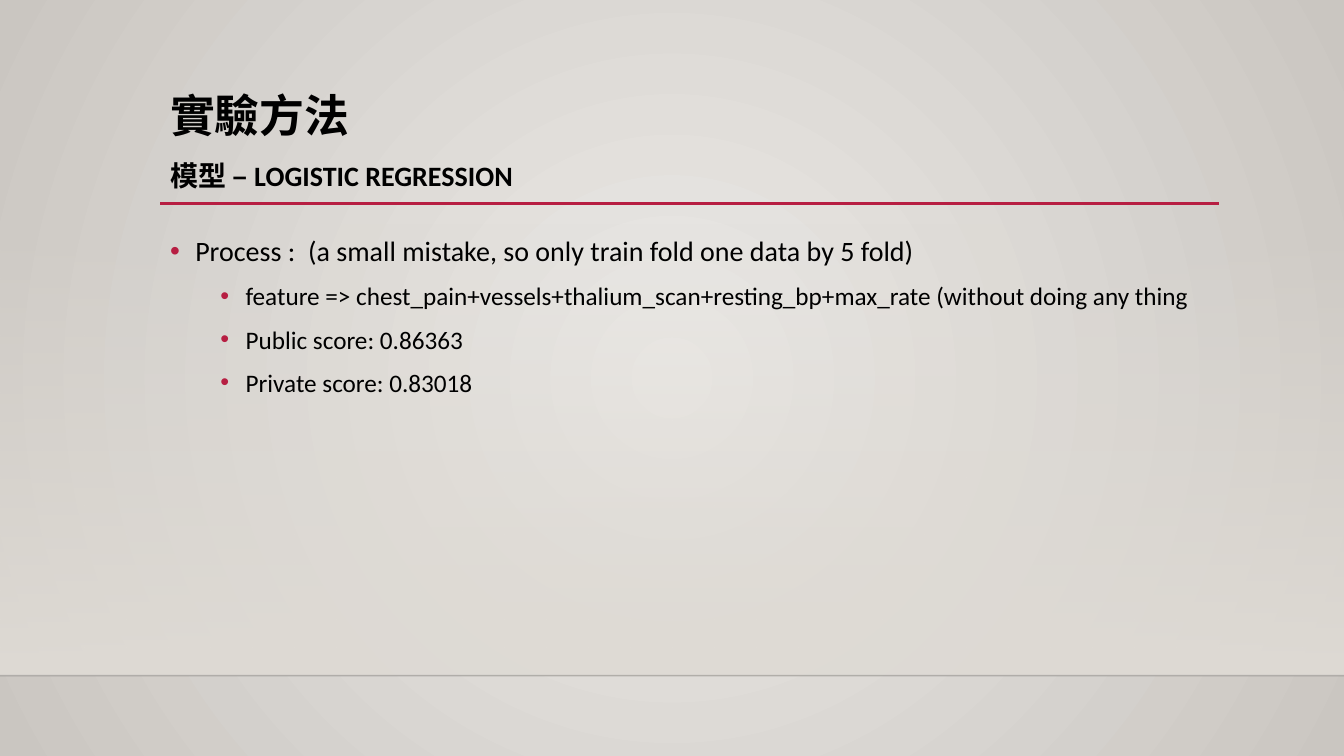
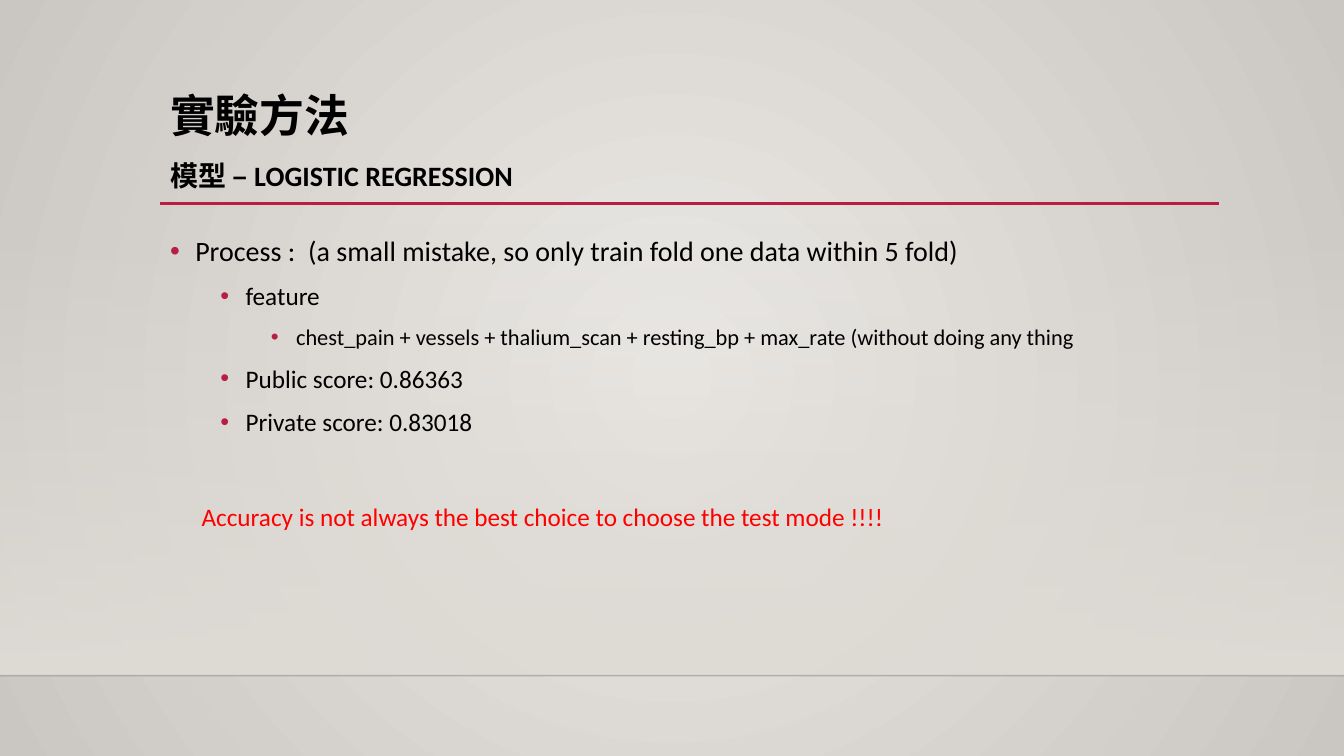
Before and after one commit to 1082-datascience/finalproject-finalproject-1082ds_group3, a slide deck: slide 10 of docs/yuchun_model.pptx (slide 9 before the commit). Drawn at 1344x756 pixels with LibreOffice and Linux fonts; fonts in the diff are those of the drawing; background and template pictures are left out. Boxes give left, top, right and bottom in pixels: in the first picture for what was removed or moved away, otherwise in the second. Text is boxed around its words. In the diff, an @@ line names an element or a change of style, - is before the commit and + after.

```diff
--- a/docs/yuchun_model.pptx
+++ b/docs/yuchun_model.pptx
@@ text at [195, 240, 1074, 349]: text changed; size 18 to 16 pt @@
-• Process : (a small mistake, so only train fold one data by 5 fold)
-  • feature => chest_pain+vessels+thalium_scan+resting_bp+max_rate (without doing any thing
+• Process : (a small mistake, so only train fold one data within 5 fold)
+  • feature
+    • chest_pain + vessels + thalium_scan + resting_bp + max_rate (without doing any thing
@@ text added at [202, 508, 844, 530], 18 pt, text #FF0000 @@
+Accuracy is not always the best choice to choose the test mode !!!!
```
Also in this commit, not shown: 7 other slides changed, 1 slide added, 1 slide removed.
